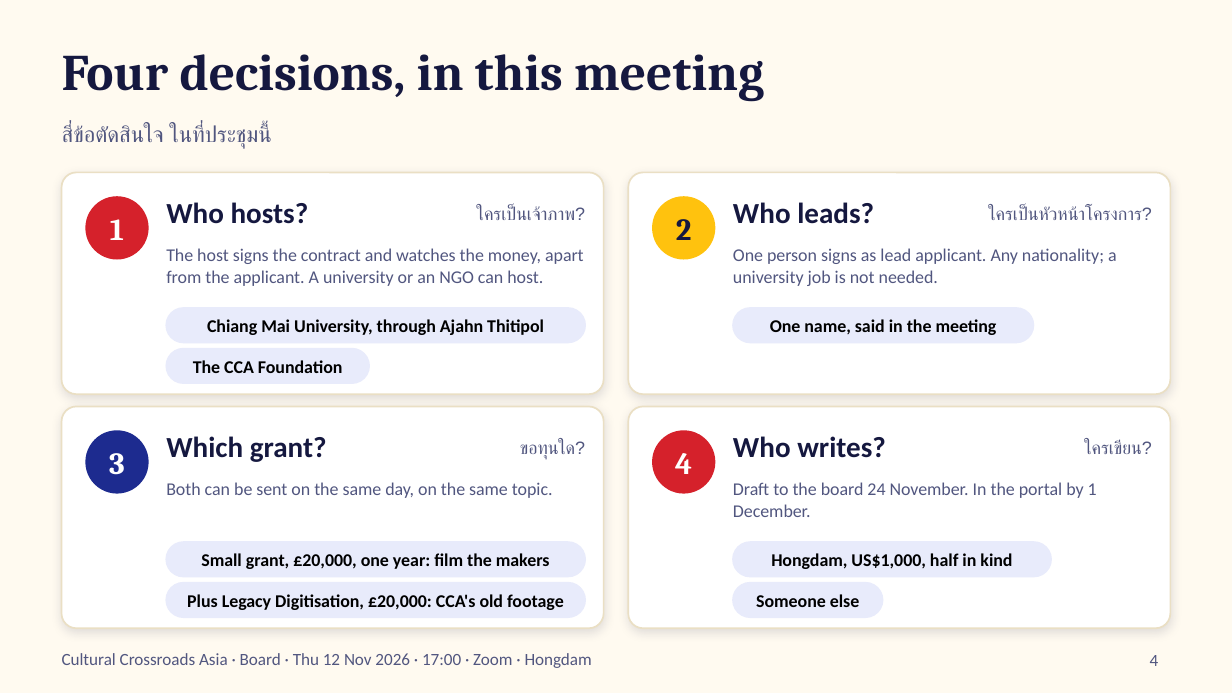
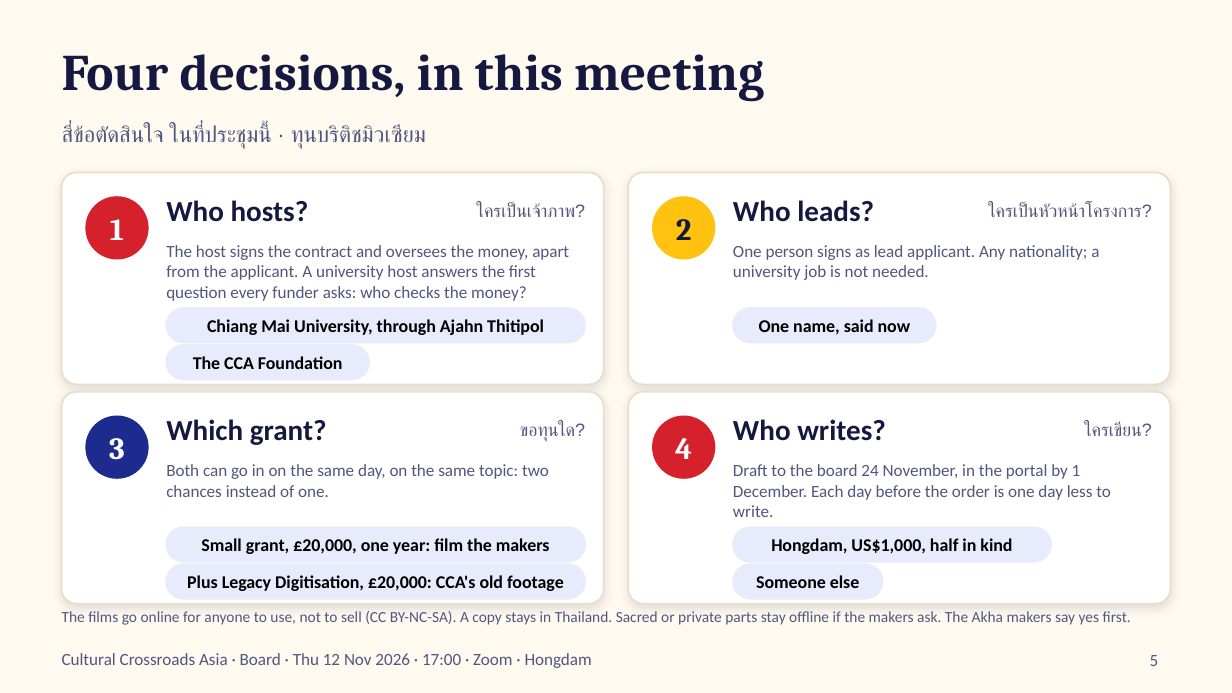
Before and after one commit to motdang/hongdam-site, a slide deck: slide 5 of docs/for/cca/board/CCA board brief - 12 Nov 2026.pptx (slide 4 before the commit). Drawn at 1232x693 pixels with LibreOffice and Linux fonts; fonts in the diff are those of the drawing. Boxes give left, top, right and bottom in pixels: in the first picture for what was removed or moved away, otherwise in the second. Text is boxed around its words. In the diff, an @@ line names an element or a change of style, - is before the commit and + after.

```diff
--- a/docs/for/cca/board/CCA board brief - 12 Nov 2026.pptx
+++ b/docs/for/cca/board/CCA board brief - 12 Nov 2026.pptx
@@ text at <box>62,125,426,149</box>: text changed @@
-สี่ข้อตัดสินใจ ในที่ประชุมนี้
+สี่ข้อตัดสินใจ ในที่ประชุมนี้ · ทุนบริติชมิวเซียม
@@ rounded rectangle: place and size @@
-rounded rectangle at <box>62,172,604,394</box>
+rounded rectangle at <box>62,172,604,384</box>
@@ rounded rectangle: place and size @@
-rounded rectangle at <box>628,172,1170,394</box>
+rounded rectangle at <box>628,172,1170,384</box>
@@ text at <box>166,245,569,301</box>: text changed; size 10.5 to 10 pt @@
-The host signs the contract and watches the money, apart from the applicant. A university or an NGO can host.
+The host signs the contract and oversees the money, apart from the applicant. A university host answers the first question every funder asks: who checks the money?
@@ text "One person signs as lead ..." at <box>733,245,1099,280</box>: size 10.5 to 10 pt @@
@@ rounded rectangle: place and size @@
-rounded rectangle at <box>733,308,1034,342</box>
+rounded rectangle at <box>733,308,936,342</box>
@@ text at <box>759,319,911,335</box>: text changed @@
-One name, said in the meeting
+One name, said now
@@ text "The CCA Foundation": place and size @@
-text "The CCA Foundation" at <box>193,360,343,373</box>
+text "The CCA Foundation" at <box>193,356,343,369</box>
@@ rounded rectangle: place and size @@
-rounded rectangle at <box>166,349,370,383</box>
+rounded rectangle at <box>166,345,370,379</box>
@@ rounded rectangle: place and size @@
-rounded rectangle at <box>62,407,604,628</box>
+rounded rectangle at <box>62,392,604,604</box>
@@ proportions changed in 4 elements at <box>62,172,604,384</box>, <box>628,172,1170,384</box>, <box>62,392,604,604</box>, <box>628,392,1170,604</box> @@
@@ rounded rectangle: place and size @@
-rounded rectangle at <box>628,407,1170,628</box>
+rounded rectangle at <box>628,392,1170,604</box>
@@ text at <box>166,464,549,497</box>: text changed; size 10.5 to 10 pt @@
-Both can be sent on the same day, on the same topic.
+Both can go in on the same day, on the same topic: two chances instead of one.
@@ text at <box>733,464,1111,517</box>: text changed; size 10.5 to 10 pt @@
-Draft to the board 24 November. In the portal by 1 December.
+Draft to the board 24 November, in the portal by 1 December. Each day before the order is one day less to write.
@@ 6 texts, 2 ellipses, 2 rounded rectangles: place and size @@
-6 texts, 2 ellipses, 2 rounded rectangles at <box>86,431,1152,577</box>
+6 texts, 2 ellipses, 2 rounded rectangles at <box>86,416,1152,562</box>
@@ 4 texts, 2 rounded rectangles: place and size @@
-4 texts, 2 rounded rectangles at <box>166,436,886,617</box>
+4 texts, 2 rounded rectangles at <box>166,419,886,599</box>
@@ text added at <box>62,611,1131,625</box>, 9 pt, text #51567F @@
+The films go online for anyone to use, not to sell (CC BY-NC-SA). A copy stays in Thailand. Sacred or private parts stay offline if the makers ask. The Akha makers say yes first.
@@ page number at <box>1150,655,1159,666</box>: text changed @@
-4
+5
```
Also in this commit, not shown: 7 other slides changed, 5 slides added, 4 slides removed, 3 other files.
